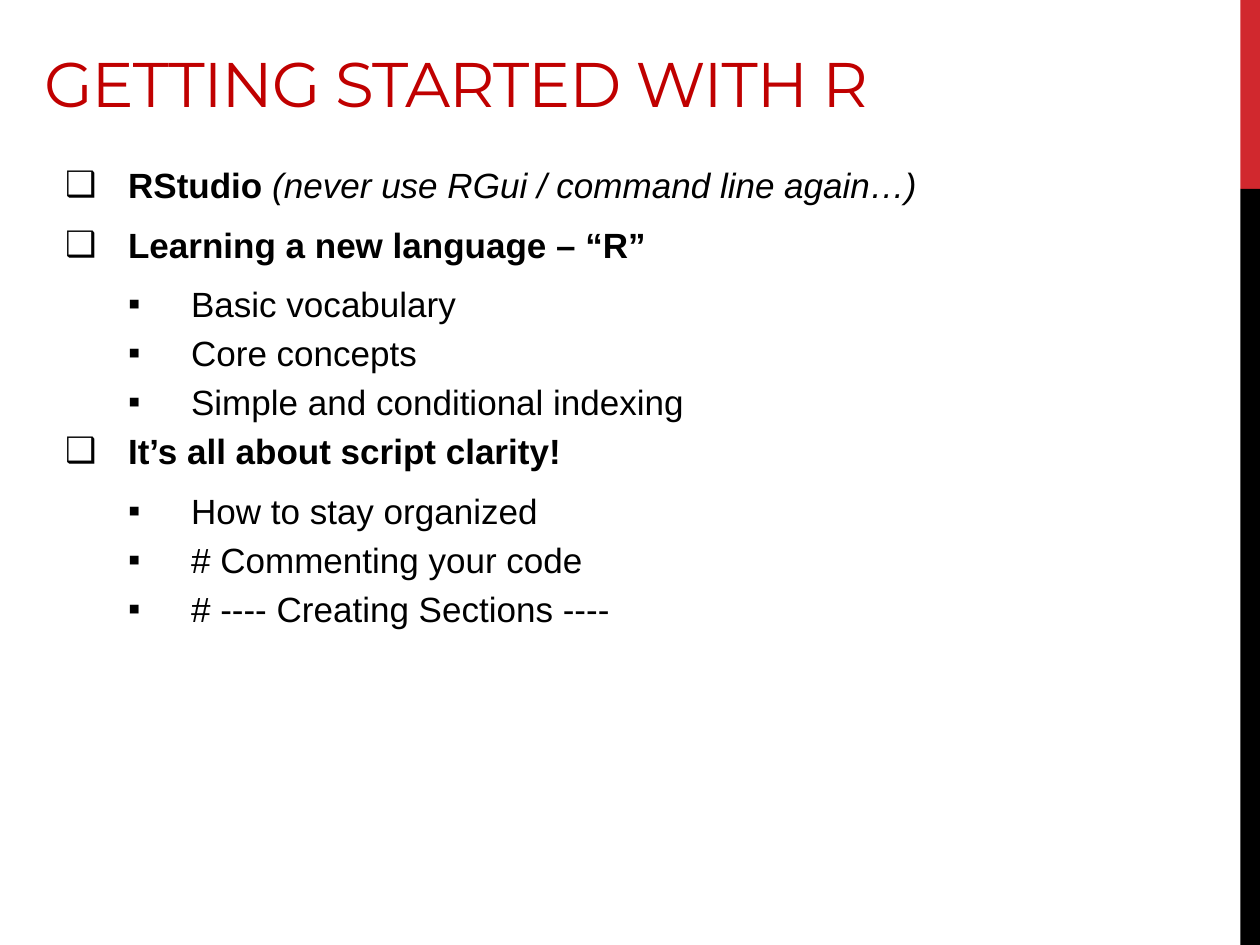
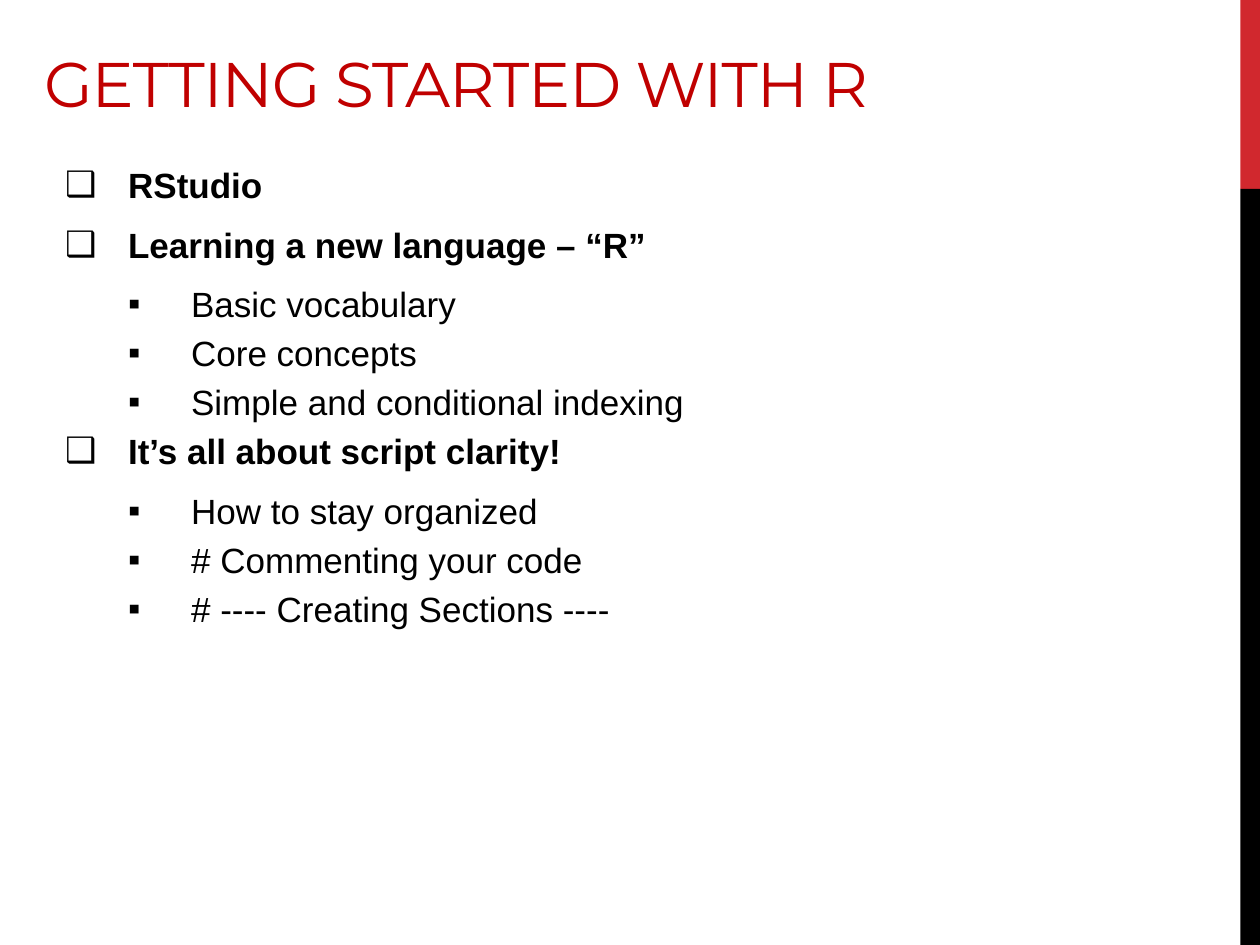
Before and after one commit to DanielleQuinn/RBarMUN, a slide deck: slide 4 of IntroWorkshop/RBar_IntroI.pptx. Drawn at 1260x945 pixels with LibreOffice and Linux fonts; fonts in the diff are those of the drawing. Boxes give left, top, right and bottom in pixels: in the first picture for what was removed or moved away, otherwise in the second. Text is boxed around its words. In the diff, an @@ line names an element or a change of style, - is before the commit and + after.

```diff
--- a/IntroWorkshop/RBar_IntroI.pptx
+++ b/IntroWorkshop/RBar_IntroI.pptx
@@ text at bbox=[128, 172, 262, 199]: text changed; bold on; italic off @@
-❑ RStudio (never use RGui / command line again…)
+❑ RStudio
```
Also in this commit, not shown: 2 other slides changed, 1 other file.
